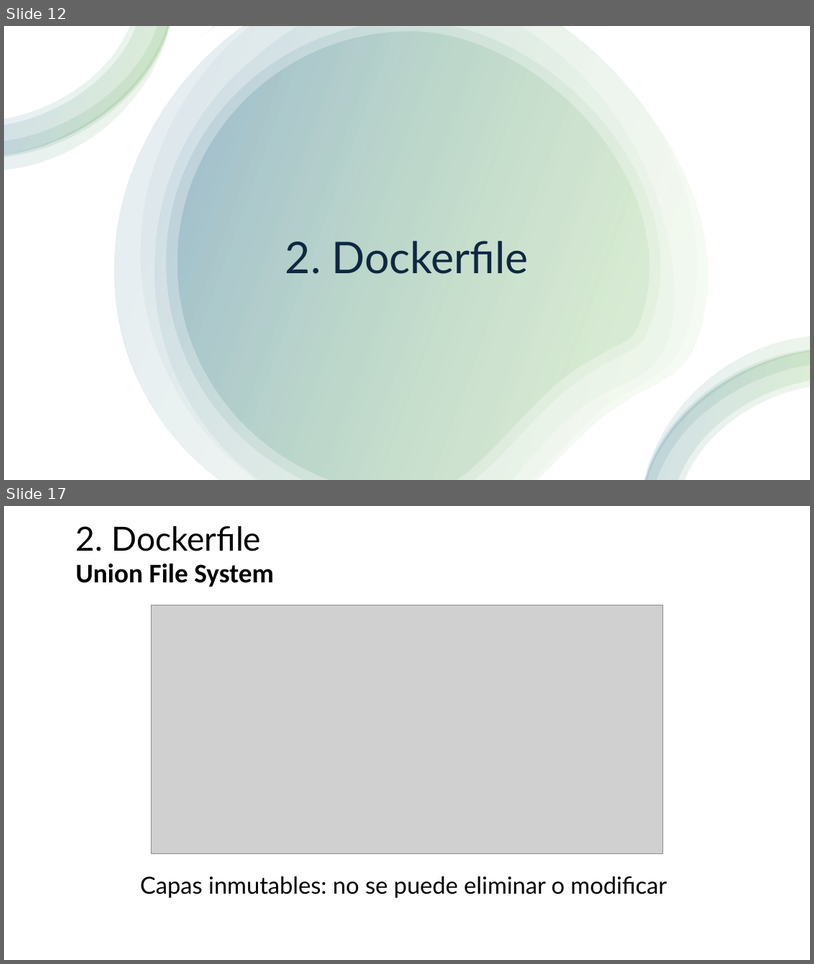
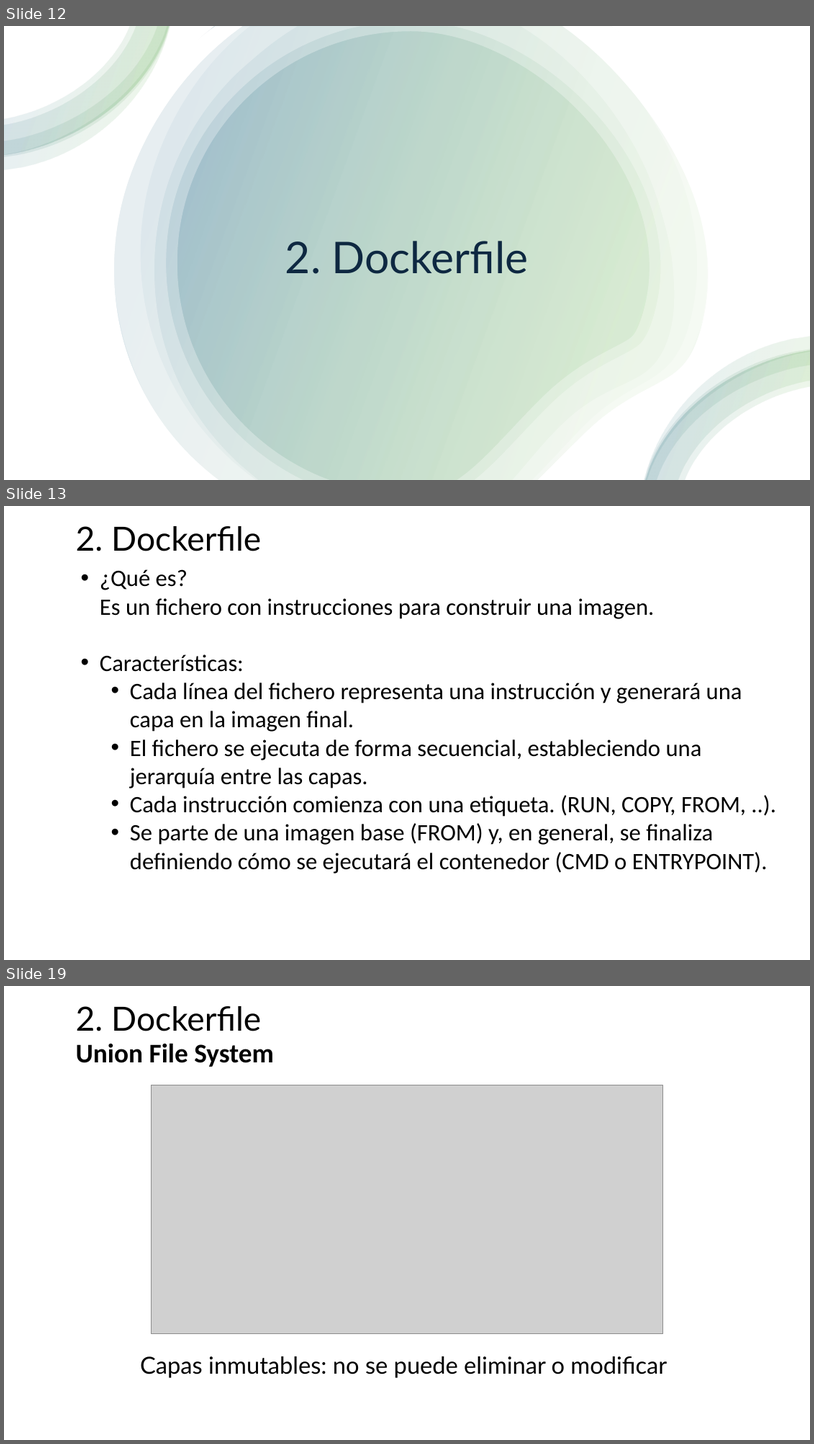
Before and after one commit to jpaniorte/docker25, a slide deck: ppt/3_Dockerfile.pptx. Shown one above the other, each under a label of ours: slides 12 and 17 before the commit, slides 12, 13 and 19 after it; the slides between them are not shown. The pictures are 814x964 and 814x1444 pixels, drawn with LibreOffice and Linux fonts; fonts in the diff are those of the drawing; grey boxes stand for pictures. Boxes give left, top, right and bottom in pixels: in the first picture for what was removed or moved away, otherwise in the second. Text is boxed around its words. In the diff, an @@ line names an element or a change of style, - is before the commit and + after.

```diff
--- a/ppt/3_Dockerfile.pptx
+++ b/ppt/3_Dockerfile.pptx
@@ slide 13 added at (4, 506, 810, 960), background #FFFFFF @@
@@ text added at (76, 526, 261, 551), 39.6 pt, text #000000 @@
+2. Dockerfile
@@ text added at (100, 569, 768, 873), 28 pt, text #000000 @@
+  • ¿Qué es?
+    Es un fichero con instrucciones para construir una imagen.
+  • Características:
+    • Cada línea del fichero representa una instrucción y generará una capa en la imagen final.
+    • El fichero se ejecuta de forma secuencial, estableciendo una jerarquía entre las capas.
+    • Cada instrucción comienza con una etiqueta. (RUN, COPY, FROM, ..).
+    • Se parte de una imagen base (FROM) y, en general, se finaliza definiendo cómo se ejecutará el contenedor (CMD o ENTRYPOINT).
@@ what was slide 17 is now slide 19 @@
```
Also in this commit, not shown: 7 slides changed, 4 other slides added, 3 slides removed, 1 other file.
